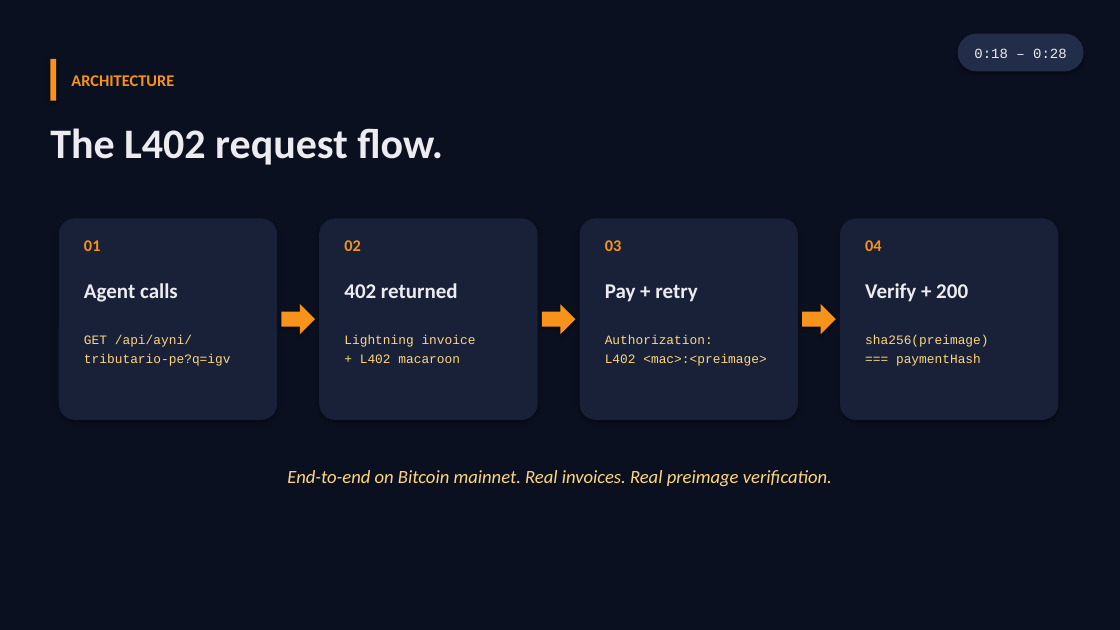
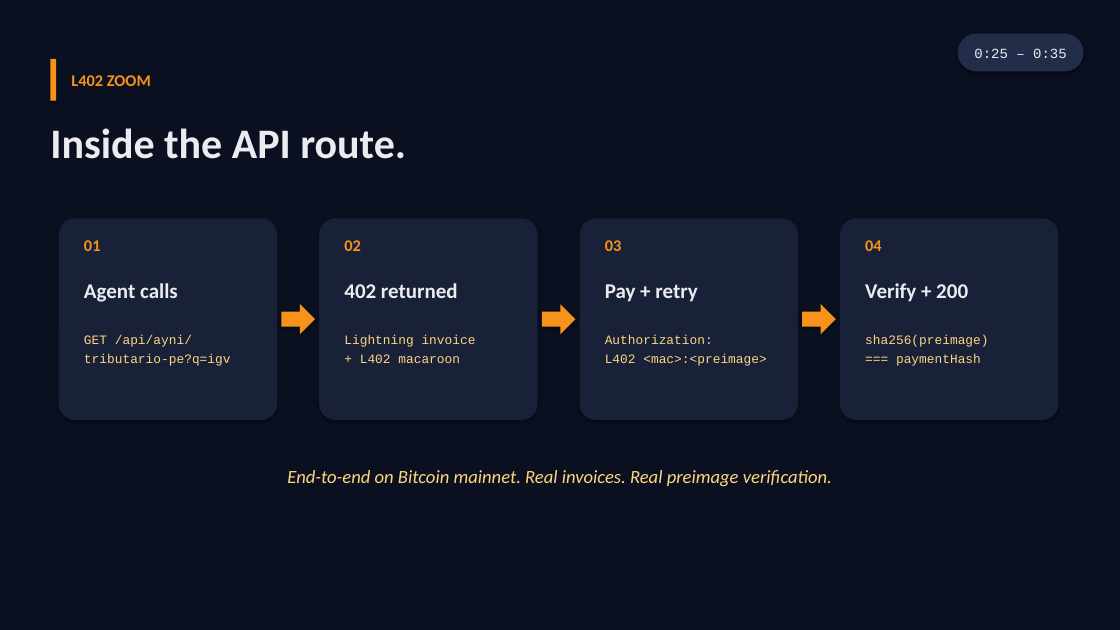
Before and after one commit to d3nn1sVZ/Ayni-agents, a slide deck: slide 3 of ayni-pitch/Ayni-tech-deck.pptx. Drawn at 1120x630 pixels with LibreOffice and Linux fonts; fonts in the diff are those of the drawing. Boxes give left, top, right and bottom in pixels: in the first picture for what was removed or moved away, otherwise in the second. Text is boxed around its words. In the diff, an @@ line names an element or a change of style, - is before the commit and + after.

```diff
--- a/ayni-pitch/Ayni-tech-deck.pptx
+++ b/ayni-pitch/Ayni-tech-deck.pptx
@@ text at <box>974,48,1067,58</box>: text changed @@
-0:18 – 0:28
+0:25 – 0:35
@@ text at <box>71,75,151,86</box>: text changed @@
-ARCHITECTURE
+L402 ZOOM
@@ text at <box>50,128,406,159</box>: text changed @@
-The L402 request flow.
+Inside the API route.
```
Also in this commit, not shown: 3 other slides changed, 1 slide added, 1 slide removed, 2 other files.
